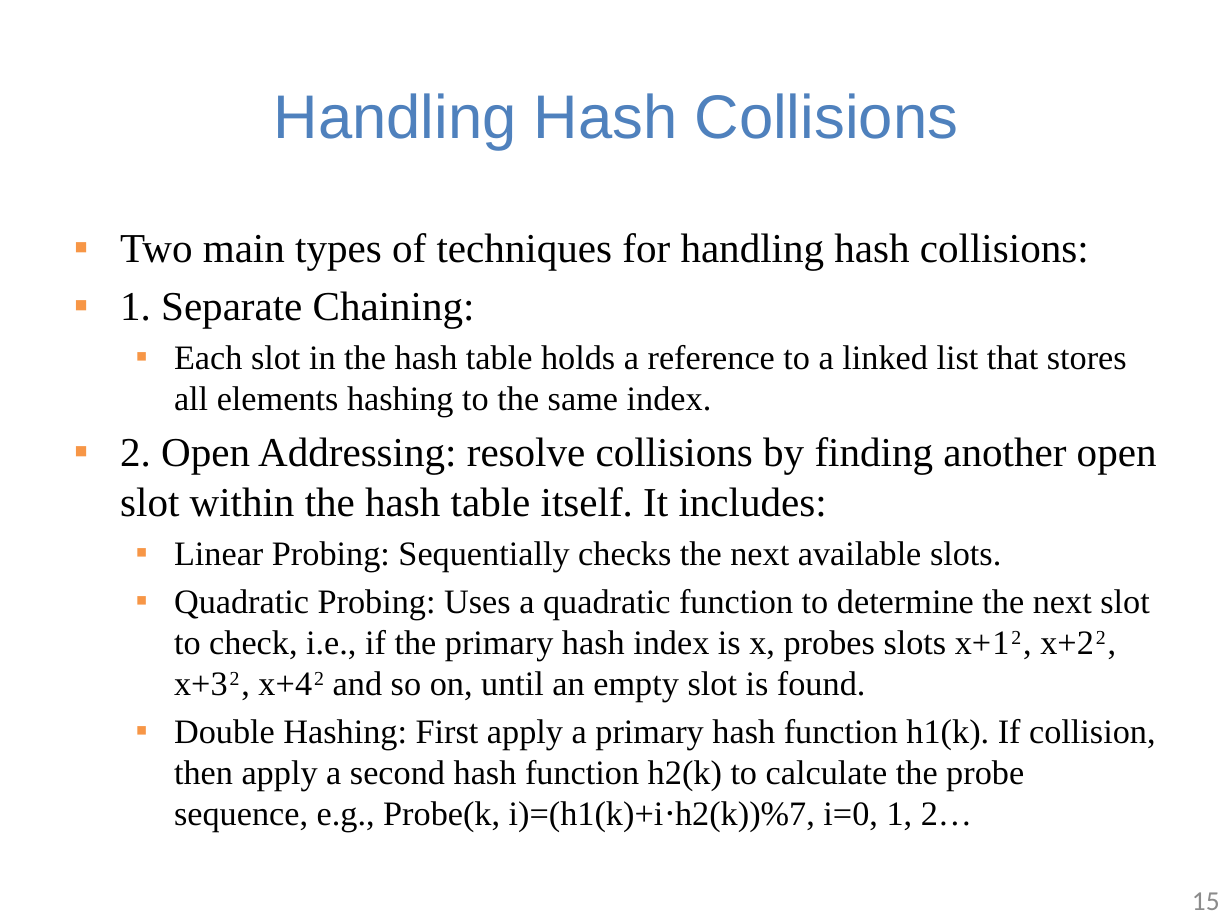
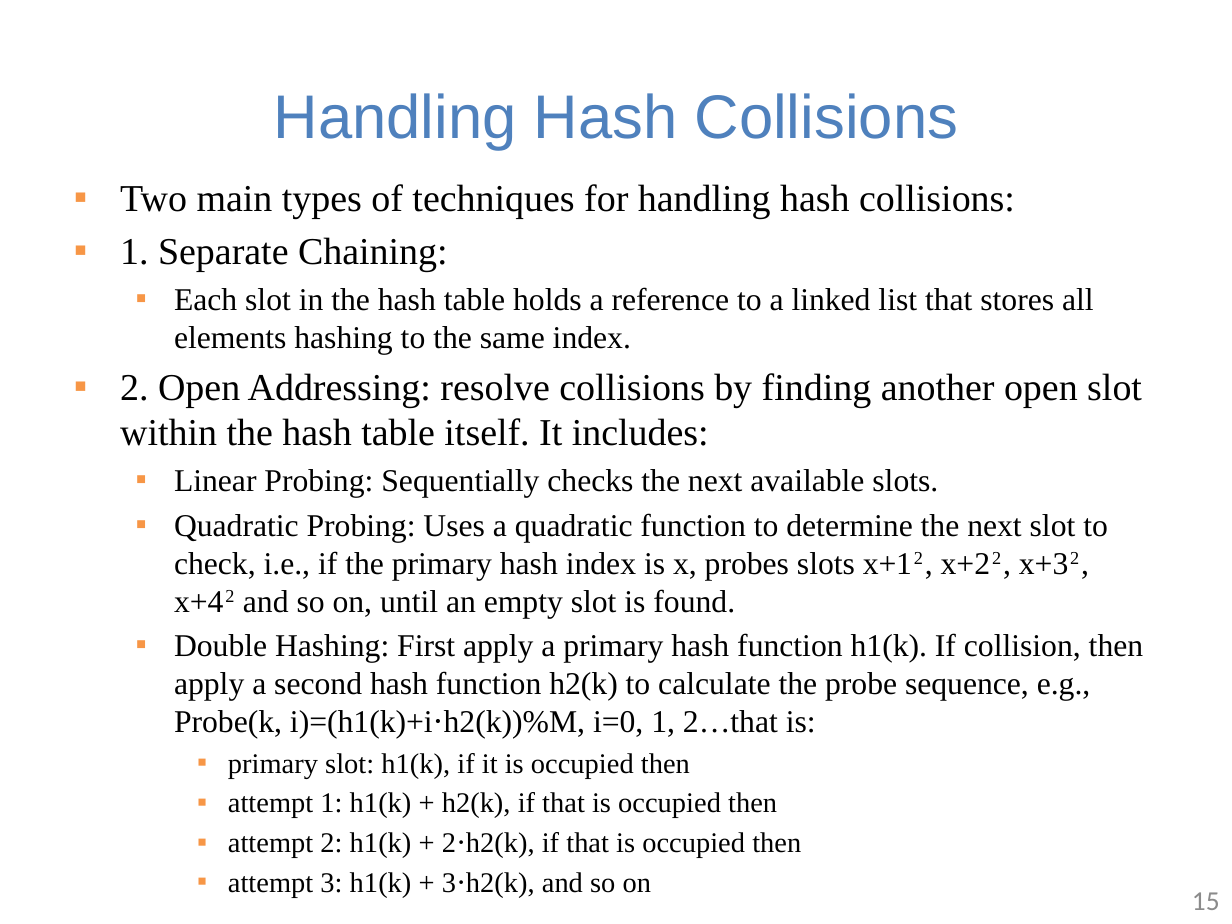
Before and after one commit to guhofstra/CSC111Fa25, a slide deck: slide 15 of PPTs/Lecture 7-hash table.pptx. Drawn at 1232x924 pixels with LibreOffice and Linux fonts; fonts in the diff are those of the drawing. Boxes give left, top, right and bottom in pixels: in the first picture for what was removed or moved away, otherwise in the second. Text is boxed around its words. In the diff, an @@ line names an element or a change of style, - is before the commit and + after.

```diff
--- a/PPTs/Lecture 7-hash table.pptx
+++ b/PPTs/Lecture 7-hash table.pptx
@@ text "Two main types of techniques ...": place and size @@
-text "Two main types of techniques ..." at <box>120,233,1157,832</box>
+text "Two main types of techniques ..." at <box>120,184,1143,897</box>
@@ text at <box>120,184,1142,618</box>: size 24 to 22.2 pt in "Two main types of techniques for handling ...", "1. Separate Chaining:", "2. Open Addressing: resolve collisions by finding ..."; size 20 to 18.5 pt in "Each slot in the hash table holds ...", "Linear Probing: Sequentially checks the next available ...", "Quadratic Probing: Uses a quadratic function to ..." @@
@@ text at <box>174,633,1143,897</box>: text changed; size 20 to 18.5 pt @@
-  ▪ Double Hashing: First apply a primary hash function h1(k). If collision, then apply a second hash function h2(k) to calculate the probe sequence, e.g., Probe(k, i)=(h1(k)+i⋅h2(k))%7, i=0, 1, 2…
+  ▪ Double Hashing: First apply a primary hash function h1(k). If collision, then apply a second hash function h2(k) to calculate the probe sequence, e.g., Probe(k, i)=(h1(k)+i⋅h2(k))%M, i=0, 1, 2…that is:
+    ▪ primary slot: h1(k), if it is occupied then
+    ▪ attempt 1: h1(k) + h2(k), if that is occupied then
+    ▪ attempt 2: h1(k) + 2⋅h2(k), if that is occupied then
+    ▪ attempt 3: h1(k) + 3⋅h2(k), and so on
```
Also in this commit, not shown: 1 other slide changed, 1 other file.
